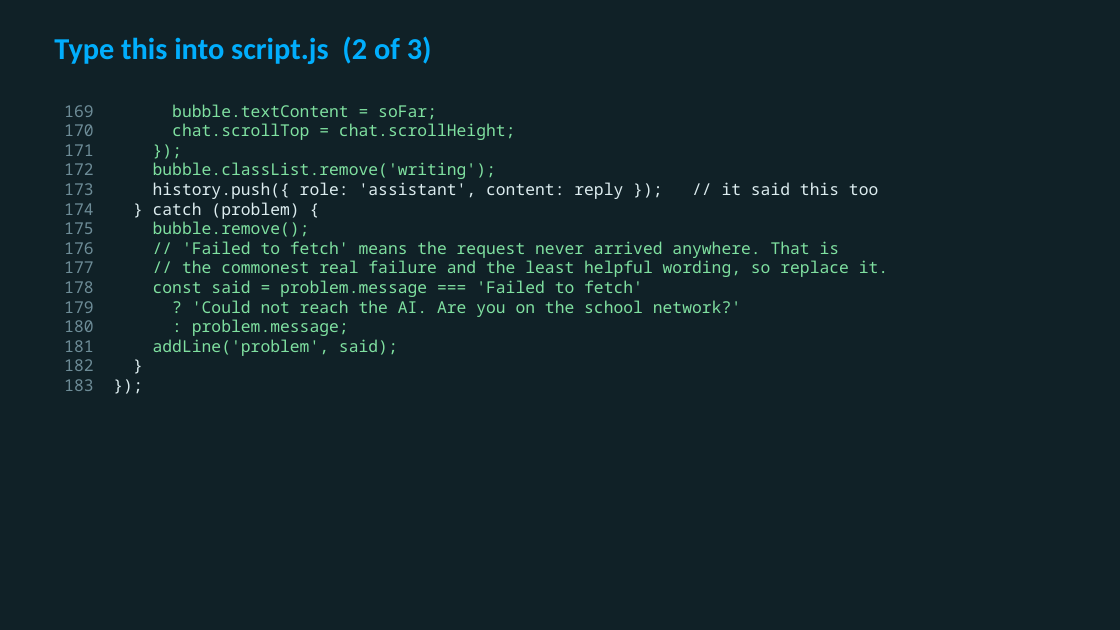
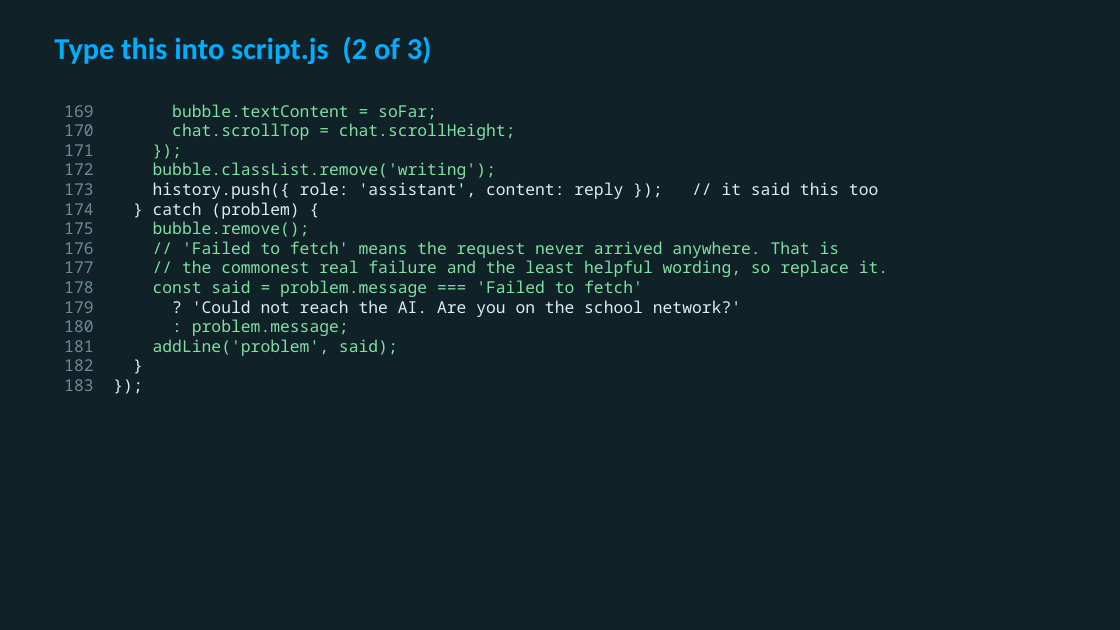
Before and after one commit to utgapps/utgapps.github.io, a slide deck: slide 14 of ai101/slides/week-11.pptx. Drawn at 1120x630 pixels with LibreOffice and Linux fonts; fonts in the diff are those of the drawing. Boxes give left, top, right and bottom in pixels: in the first picture for what was removed or moved away, otherwise in the second. Text is boxed around its words. In the diff, an @@ line names an element or a change of style, - is before the commit and + after.

```diff
--- a/ai101/slides/week-11.pptx
+++ b/ai101/slides/week-11.pptx
@@ text at (192,300,741,317): text colour #7FE0A0 to #DCECEF in "? 'Could not reach the AI. Are ..." @@
```
Also in this commit, not shown: 34 other files.
